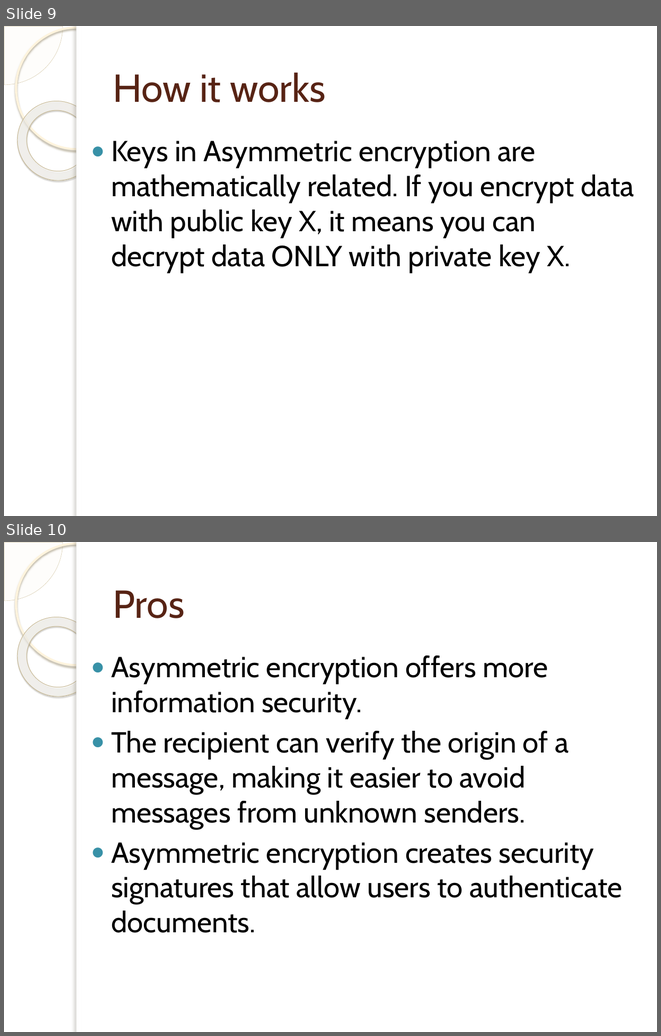
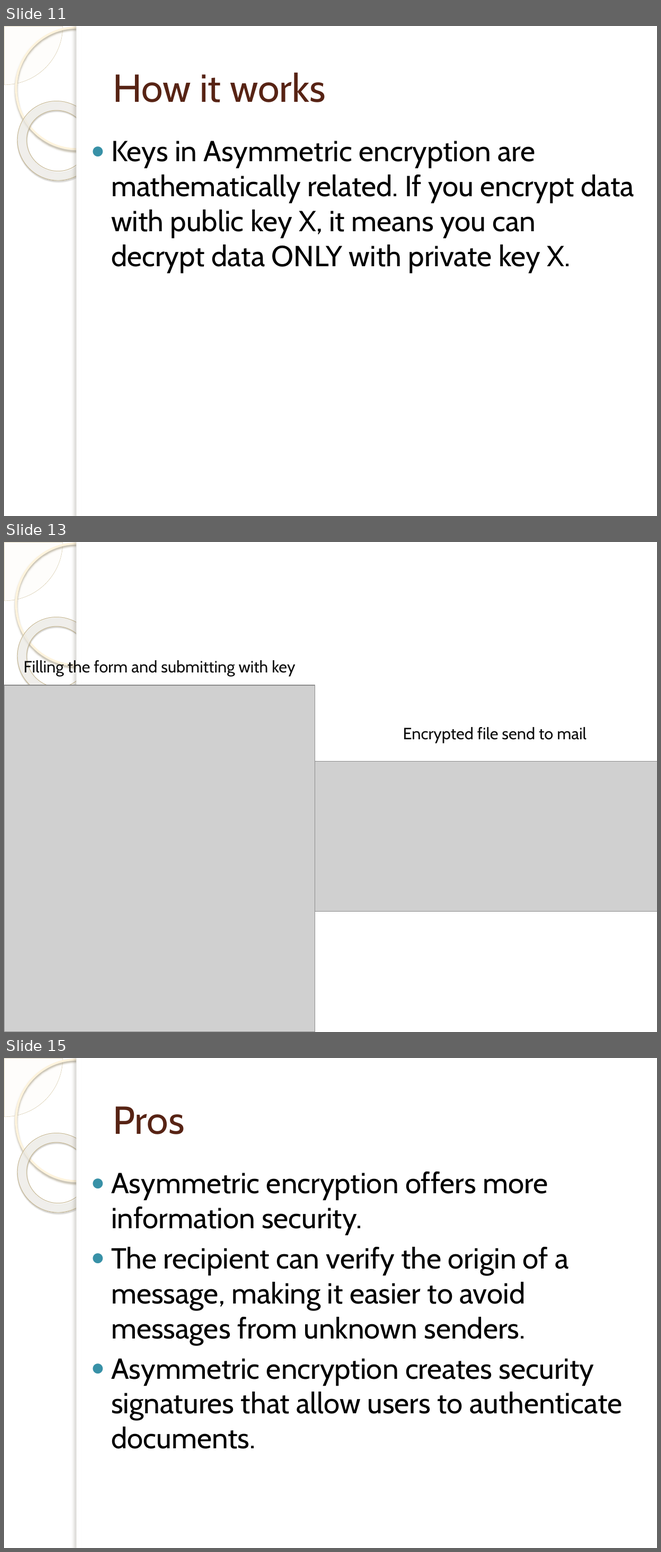
Before and after one commit to Tumbler-3/Encrypted, a slide deck: presentation.pptx. Shown one above the other, each under a label of ours: slides 9 and 10 before the commit, slides 11, 13 and 15 after it; the slides between them are not shown. The pictures are 661x1036 and 661x1552 pixels, drawn with LibreOffice and Linux fonts; fonts in the diff are those of the drawing; grey boxes stand for pictures; background and template pictures are left out. Boxes give left, top, right and bottom in pixels: in the first picture for what was removed or moved away, otherwise in the second. Text is boxed around its words. In the diff, an @@ line names an element or a change of style, - is before the commit and + after.

```diff
--- a/presentation.pptx
+++ b/presentation.pptx
@@ slide 13 added at (x1=4, y1=542, x2=657, y2=1032), background picture (left out); not listed: 5 template elements that a slide beside it also shows @@
@@ text added at (x1=24, y1=659, x2=295, y2=676), 18 pt, text #0D0D0D @@
+Filling the form and submitting with key
@@ picture added at (x1=4, y1=685, x2=315, y2=1032) @@
@@ text added at (x1=403, y1=727, x2=586, y2=743), 18 pt, text #0D0D0D @@
+Encrypted file send to mail
@@ picture added at (x1=315, y1=761, x2=657, y2=911) @@
@@ what was slide 9 is now slide 11 @@
@@ what was slide 10 is now slide 15 @@
```
Also in this commit, not shown: 4 other slides added, 5 other files.
